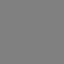
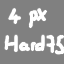
Before/after of a 64x64 layered artwork. What changed in the layer stack:
showed "HELP" over [4, 7, 64, 55]
hid group "text school" (3 layers) over [14, 12, 54, 52]
painted on "text school #3" over [14, 14, 54, 52]
hid "text school #2", painted on it over [14, 13, 53, 52]
hid "text school #1", painted on it over [14, 12, 53, 52]
